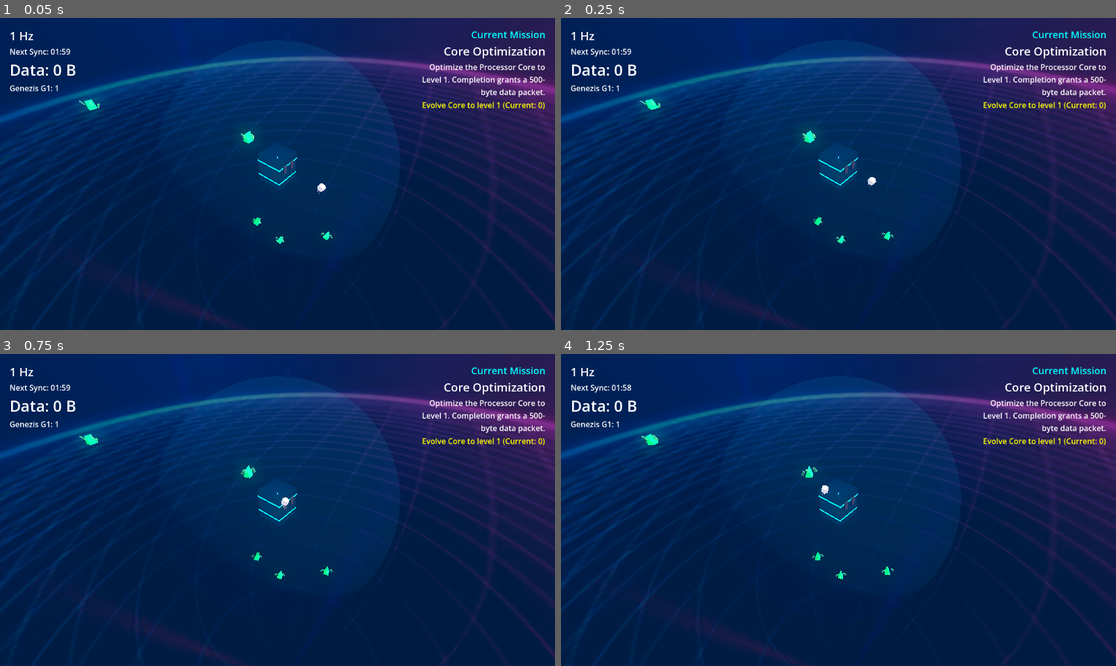
Above: before the commit, frames 1-4 (two rows, left to right).
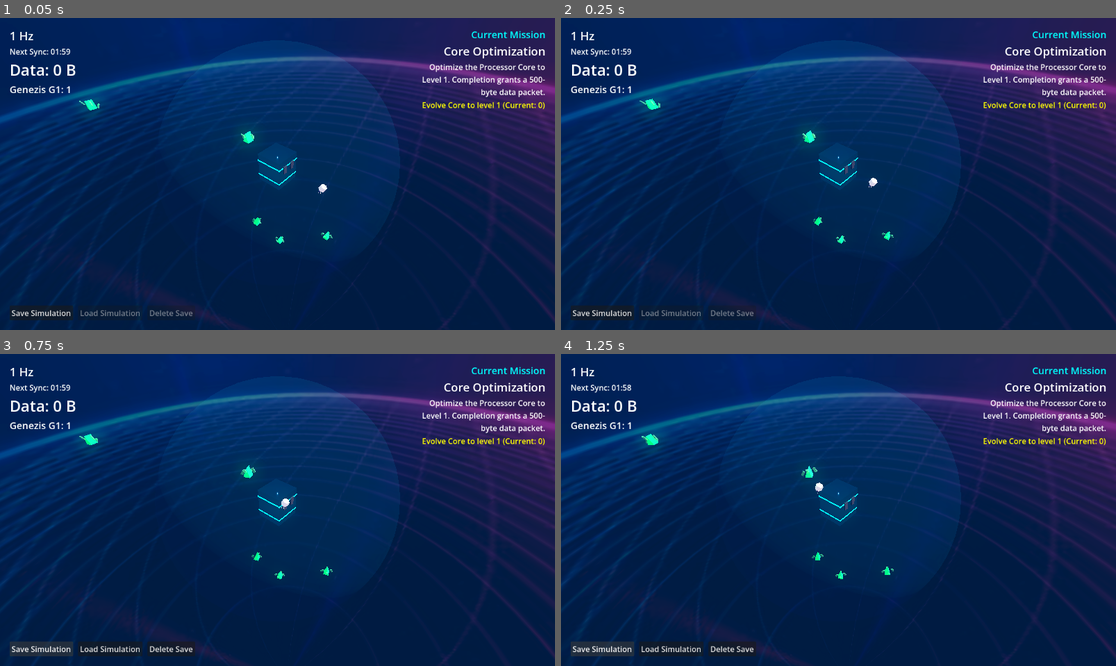
Above: after the commit, the same moments.

Repository: peterlavey/immanent
Game: Godot game, scene res://src/core/world/World.tscn
Two runs of this game, one before a commit and one after it. Both use one fixed random seed, a clock stepped at 60 frames per second and the inputs below. Sound files missing from this copy of the repository are replaced by a short silence.
Inputs (mouse positions are in pixels of both pictures, inside the frame that each line leads up to):
- Up to frame 1 (0.05 s): no input
- Up to frame 2 (0.25 s): no input
- Up to frame 3 (0.75 s): click (38, 650) at 0.5 s, where only the run after the commit has a clickable "Save Simulation"
- Up to frame 4 (1.25 s): no input

The runs differ from the first frame. In frame 1, 0.7% of the frame differs, in the area x 1-59%, y 21-97%; in frame 2, 0.7%; in frame 3, 1.3%; in frame 4, 1.4%, in the area x 1-49%, y 21-97%.

Commit message:
Implement Save/Load system: Add `SaveManager` for game state persistence, integrate manual Save/Load/Delete buttons in HUD, enable autosave on mission completion, and update documentation.

Diff:
--- a/project.godot
+++ b/project.godot
@@ -17,6 +17,7 @@
 
 [autoload]
 
+SaveManager="*res://src/core/core/SaveManager.gd"
 AudioManager="*res://src/core/audio_manager/AudioManager.gd"
 
 [physics]
--- /dev/null
+++ b/src/core/core/SaveManager.gd
@@ -0,0 +1,242 @@
+extends Node
+
+const SAVE_PATH = "user://savegame.json"
+
+func save_game() -> void:
+	var save_data = {
+		"version": "1.0.0",
+		"timestamp": Time.get_datetime_string_from_system(),
+		"core": _get_core_data(),
+		"world": _get_world_data(),
+		"missions": _get_mission_data(),
+		"upgrades": _get_upgrade_data(),
+		"time": _get_time_data()
+	}
+
+	var file = FileAccess.open(SAVE_PATH, FileAccess.WRITE)
+	if file:
+		var json_string = JSON.stringify(save_data, "\t")
+		file.store_string(json_string)
+		file.close()
+		print("Game saved successfully to ", SAVE_PATH)
+	else:
+		printerr("Failed to open save file for writing: ", SAVE_PATH)
+
+func load_game() -> bool:
+	if not FileAccess.file_exists(SAVE_PATH):
+		print("No save file found at ", SAVE_PATH)
+		return false
+
+	var file = FileAccess.open(SAVE_PATH, FileAccess.READ)
+	if not file:
+		printerr("Failed to open save file for reading: ", SAVE_PATH)
+		return false
+
+	var json_string = file.get_as_text()
+	file.close()
+
+	var json = JSON.new()
+	var error = json.parse(json_string)
+	if error != OK:
+		printerr("JSON Parse Error: ", json.get_error_message(), " at line ", json.get_error_line())
+		return false
+
+	var save_data = json.data
+
+	# Apply data in order of dependency
+	_apply_upgrade_data(save_data.get("upgrades", {}))
+	_apply_core_data(save_data.get("core", {}))
+	_apply_time_data(save_data.get("time", {}))
+	_apply_world_data(save_data.get("world", {}))
+	_apply_mission_data(save_data.get("missions", {}))
+
+	print("Game loaded successfully from ", SAVE_PATH)
+	return true
+
+func delete_save() -> void:
+	if FileAccess.file_exists(SAVE_PATH):
+		var dir = DirAccess.open("user://")
+		if dir:
+			dir.remove(SAVE_PATH.replace("user://", ""))
+			print("Save file deleted: ", SAVE_PATH)
+		else:
+			printerr("Failed to open user directory to delete save.")
+	else:
+		print("No save file to delete at ", SAVE_PATH)
+
+func _get_core_data() -> Dictionary:
+	var core = get_tree().get_first_node_in_group("core")
+	if core:
+		return {
+			"current_data": core.current_data,
+			"evolution_level": core.evolution_level,
+			"fov_radius": core.fov_radius
+		}
+	return {}
+
+func _apply_core_data(data: Dictionary) -> void:
+	var core = get_tree().get_first_node_in_group("core")
+	if core and not data.is_empty():
+		core.current_data = data.get("current_data", 0)
+		core.evolution_level = data.get("evolution_level", 0)
+		core.fov_radius = data.get("fov_radius", 10.0)
+
+func _get_world_data() -> Dictionary:
+	var world_manager = get_tree().get_first_node_in_group("world_manager")
+	var data = {
+		"genezis_g1": [],
+		"genezis_g2": [],
+		"data_spots": [],
+		"enemies": [],
+		"discovered_enemies": []
+	}
+
+	if world_manager:
+		data["discovered_enemies"] = world_manager._discovered_enemies
+		data["g2_spawn_count"] = world_manager._g2_spawn_count
+
+	for g in get_tree().get_nodes_in_group("genezis_g1"):
+		data["genezis_g1"].append({
+			"pos": _vec3_to_dict(g.global_position),
+			"load": g.current_load,
+			"speed": g.move_speed,
+			"capacity": g.carry_capacity,
+			"extraction": g.extraction_rate
+		})
+
+	for g in get_tree().get_nodes_in_group("genezis_g2"):
+		data["genezis_g2"].append({
+			"pos": _vec3_to_dict(g.global_position)
+		})
+
+	for s in get_tree().get_nodes_in_group("data_spots"):
+		data["data_spots"].append({
+			"pos": _vec3_to_dict(s.global_position),
+			"max_bytes": s.max_bytes,
+			"current_bytes": s.current_bytes,
+			"scale": _vec3_to_dict(s.scale)
+		})
+
+	for e in get_tree().get_nodes_in_group("enemies"):
+		var type = "BitScrubber"
+		if e is Defragmenter:
+			type = "Defragmenter"
+		data["enemies"].append({
+			"type": type,
+			"pos": _vec3_to_dict(e.global_position),
+			"health": e.health
+		})
+
+	return data
+
+func _apply_world_data(data: Dictionary) -> void:
+	var world_manager = get_tree().get_first_node_in_group("world_manager")
+	if not world_manager: return
+
+	# Clear existing entities except Core
+	for g in get_tree().get_nodes_in_group("genezis_g1"): g.queue_free()
+	for g in get_tree().get_nodes_in_group("genezis_g2"): g.queue_free()
+	for s in get_tree().get_nodes_in_group("data_spots"): s.queue_free()
+	for e in get_tree().get_nodes_in_group("enemies"): e.queue_free()
+
+	var discovered: Array[String] = []
+	for type_name in data.get("discovered_enemies", []):
+		discovered.append(str(type_name))
+	world_manager._discovered_enemies = discovered
+
+	# Restore Data Spots
+	for s_data in data.get("data_spots", []):
+		var spot = world_manager.data_spot_scene.instantiate()
+		world_manager.add_child(spot)
+		spot.global_position = _dict_to_vec3(s_data.pos)
+		spot.max_bytes = s_data.max_bytes
+		spot.current_bytes = s_data.current_bytes
+		spot.scale = _dict_to_vec3(s_data.scale)
+
+	# Restore Genezis G1
+	for g_data in data.get("genezis_g1", []):
+		var g = world_manager.genezis_g1_scene.instantiate()
+		world_manager.add_child(g)
+		g.global_position = _dict_to_vec3(g_data.pos)
+		g.current_load = g_data.load
+		g.move_speed = g_data.speed
+		g.carry_capacity = g_data.capacity
+		g.extraction_rate = g_data.extraction
+		world_manager.genezis_spawned.emit(g)
+
+	# Restore Genezis G2
+	world_manager._g2_spawn_count = data.get("g2_spawn_count", 0)
+	for g_data in data.get("genezis_g2", []):
+		var g = world_manager.genezis_g2_scene.instantiate()
+		world_manager.add_child(g)
+		g.global_position = _dict_to_vec3(g_data.pos)
+		world_manager.genezis_g2_spawned.emit(g)
+
+	# Restore Enemies
+	for e_data in data.get("enemies", []):
+		var scene = world_manager.bit_scrubber_scene
+		if e_data.type == "Defragmenter":
+			scene = world_manager.defragmenter_scene
+
+		if scene:
+			var e = scene.instantiate()
+			world_manager.add_child(e)
+			e.global_position = _dict_to_vec3(e_data.pos)
+			e.health = e_data.health
+
+func _get_mission_data() -> Dictionary:
+	var mission_manager = get_tree().get_first_node_in_group("mission_manager")
+	if mission_manager:
+		return {
+			"current_mission_id": mission_manager.current_mission_id
+		}
+	return {}
+
+func _apply_mission_data(data: Dictionary) -> void:
+	var mission_manager = get_tree().get_first_node_in_group("mission_manager")
+	if mission_manager and data.has("current_mission_id"):
+		var mid = data.current_mission_id
+		if mid != -1:
+			mission_manager._start_mission(mid)
+		else:
+			mission_manager.current_mission_id = -1
+			mission_manager.current_mission_name = "All missions completed"
+			mission_manager.current_mission_description = "Wait for more updates."
+			mission_manager.current_mission_progress = ""
+			mission_manager.mission_updated.emit(mission_manager.current_mission_name, mission_manager.current_mission_description, mission_manager.current_mission_progress)
+
+func _get_upgrade_data() -> Dictionary:
+	var hud = get_tree().get_first_node_in_group("hud")
+	if hud and hud.upgrade_menu:
+		return {
+			"upgrade_levels": hud.upgrade_menu.upgrade_levels
+		}
+	return {}
+
+func _apply_upgrade_data(data: Dictionary) -> void:
+	var hud = get_tree().get_first_node_in_group("hud")
+	if hud and hud.upgrade_menu and data.has("upgrade_levels"):
+		hud.upgrade_menu.upgrade_levels = data.upgrade_levels
+		hud.upgrade_menu._update_buttons()
+
+func _get_time_data() -> Dictionary:
+	var time_manager = get_tree().get_first_node_in_group("time_manager")
+	if time_manager:
+		return {
+			"current_iteration": time_manager.current_iteration,
+			"remaining_time": time_manager.remaining_time
+		}
+	return {}
+
+func _apply_time_data(data: Dictionary) -> void:
+	var time_manager = get_tree().get_first_node_in_group("time_manager")
+	if time_manager and not data.is_empty():
+		time_manager.current_iteration = data.get("current_iteration", 1)
+		time_manager.remaining_time = data.get("remaining_time", time_manager.iteration_duration)
+		time_manager.iteration_started.emit(time_manager.current_iteration)
+
+func _vec3_to_dict(v: Vector3) -> Dictionary:
+	return {"x": v.x, "y": v.y, "z": v.z}
+
+func _dict_to_vec3(d: Dictionary) -> Vector3:
+	return Vector3(d.get("x", 0), d.get("y", 0), d.get("z", 0))
--- a/src/core/mission_manager/MissionManager.gd
+++ b/src/core/mission_manager/MissionManager.gd
@@ -27,8 +27,9 @@
 	if world_manager:
 		world_manager.genezis_g2_spawned.connect(_on_genezis_g2_spawned)
 
-	# Start mission immediately to have initial state ready for HUD
-	_start_mission(MissionID.EVOLVE_CORE)
+ # Start mission immediately to have initial state ready for HUD
+	if current_mission_id != -1:
+		_start_mission(current_mission_id)
 
 func _start_mission(mission_id: MissionID) -> void:
 	current_mission_id = mission_id
@@ -102,6 +103,11 @@
 	mission_completed.emit(completed_mission_name)
 	print("Mission Completed: ", completed_mission_name)
 
+	# Autosave on mission completion
+	if has_node("/root/SaveManager"):
+		get_node("/root/SaveManager").save_game()
+		print("Autosave triggered after completing mission: ", completed_mission_name)
+
 	# Grant reward for Mission 1 AFTER state transition
 	if completed_mission_id == MissionID.EVOLVE_CORE:
 		var core = get_tree().get_first_node_in_group("core")
--- a/src/core/world_manager/WorldManager.gd
+++ b/src/core/world_manager/WorldManager.gd
@@ -27,10 +27,15 @@
 		core_node.evolution_changed.connect(_on_core_evolution_changed)
 
 	time_manager.iteration_started.connect(_on_iteration_started)
-	# Initial spawn: ensure at least 4 spots within FOV
-	_spawn_initial_data_spots()
-	# Initial genezis
-	_spawn_genezis_g1()
+
+	# Skip initial spawn if we're loading a game
+	# We check if there's any G1 already (SaveManager might have spawned them)
+	await get_tree().process_frame
+	if get_tree().get_nodes_in_group("genezis_g1").is_empty():
+		# Initial spawn: ensure at least 4 spots within FOV
+		_spawn_initial_data_spots()
+		# Initial genezis
+		_spawn_genezis_g1()
 
 func _on_core_evolution_changed(new_level: int) -> void:
 	if new_level == 1:
--- a/src/ui/hud/HUD.gd
+++ b/src/ui/hud/HUD.gd
@@ -11,6 +11,10 @@
 @onready var mission_name_label = $MarginContainer/MissionContainer/MissionName
 @onready var mission_description_label = $MarginContainer/MissionContainer/MissionDescription
 @onready var mission_progress_label = $MarginContainer/MissionContainer/MissionProgress
+
+@onready var save_button = $MarginContainer/SaveLoadContainer/SaveButton
+@onready var load_button = $MarginContainer/SaveLoadContainer/LoadButton
+@onready var delete_button = $MarginContainer/SaveLoadContainer/DeleteButton
 
 var selected_genezis: CharacterBody3D = null
 
@@ -58,6 +62,17 @@
 		print("HUD: Connected to MissionManager")
 	else:
 		printerr("HUD: MissionManager not found in group or at parent level")
+
+	if save_button:
+		save_button.pressed.connect(_on_save_button_pressed)
+	if load_button:
+		load_button.pressed.connect(_on_load_button_pressed)
+		# Only enable load button if save file exists
+		load_button.disabled = not FileAccess.file_exists("user://savegame.json")
+
+	if delete_button:
+		delete_button.pressed.connect(_on_delete_button_pressed)
+		delete_button.disabled = not FileAccess.file_exists("user://savegame.json")
 
 	# Initial count
 	_update_genezis_count()
@@ -174,6 +189,37 @@
 	mission_description_label.text = m_desc
 	mission_progress_label.text = m_prog
 
+func _on_save_button_pressed() -> void:
+	if has_node("/root/SaveManager"):
+		get_node("/root/SaveManager").save_game()
+		if load_button:
+			load_button.disabled = false
+		if delete_button:
+			delete_button.disabled = false
+		_play_click_sfx()
+
+func _on_load_button_pressed() -> void:
+	if has_node("/root/SaveManager"):
+		if get_node("/root/SaveManager").load_game():
+			# Close menus after load
+			if upgrade_menu: upgrade_menu.hide()
+			if genezis_stats_ui: genezis_stats_ui.hide()
+			_play_click_sfx()
+
+func _on_delete_button_pressed() -> void:
+	if has_node("/root/SaveManager"):
+		get_node("/root/SaveManager").delete_save()
+		if load_button:
+			load_button.disabled = true
+		if delete_button:
+			delete_button.disabled = true
+		_play_click_sfx()
+
+func _play_click_sfx() -> void:
+	var audio_manager = get_tree().root.get_node_or_null("AudioManager")
+	if audio_manager:
+		audio_manager.play_sfx("res://assets/audio/sfx/G1.mp3", -10.0)
+
 func format_bytes(bytes: int) -> String:
 	if bytes < 1024:
 		return str(bytes) + " B"
--- a/src/ui/hud/HUD.tscn
+++ b/src/ui/hud/HUD.tscn
@@ -50,7 +50,27 @@
 
 [node name="GenezisCountLabel" type="Label" parent="MarginContainer/VBoxContainer"]
 layout_mode = 2
-text = "Genezis G1: 1"
+theme_override_font_sizes/font_size = 20
+text = "Genezis Count: 0"
+
+[node name="SaveLoadContainer" type="HBoxContainer" parent="MarginContainer"]
+layout_mode = 2
+size_flags_horizontal = 0
+size_flags_vertical = 8
+mouse_filter = 0
+theme_override_constants/separation = 10
+
+[node name="SaveButton" type="Button" parent="MarginContainer/SaveLoadContainer"]
+layout_mode = 2
+text = "Save Simulation"
+
+[node name="LoadButton" type="Button" parent="MarginContainer/SaveLoadContainer"]
+layout_mode = 2
+text = "Load Simulation"
+
+[node name="DeleteButton" type="Button" parent="MarginContainer/SaveLoadContainer"]
+layout_mode = 2
+text = "Delete Save"
 
 [node name="MissionContainer" type="VBoxContainer" parent="MarginContainer"]
 layout_mode = 2
--- a/src/ui/upgrade_menu/UpgradeMenu.gd
+++ b/src/ui/upgrade_menu/UpgradeMenu.gd
@@ -128,6 +128,11 @@
 
 func _update_buttons() -> void:
 	if not core_node: return
+
+	# Ensure upgrade_levels has all necessary keys (for safety when loading old saves)
+	for key in ["speed", "extraction", "capacity", "fov", "genezis_count", "evolution", "fusion"]:
+		if not upgrade_levels.has(key):
+			upgrade_levels[key] = 0
 
 	speed_button.visible = current_mode == Mode.GENEZIS_G1
 	extraction_button.visible = current_mode == Mode.GENEZIS_G1
Not shown, added: src/core/core/SaveManager.gd.uid
Not shown, changed: docs/plan.md
Not shown, changed: docs/requirements.md
Not shown, changed: docs/tasks.md
